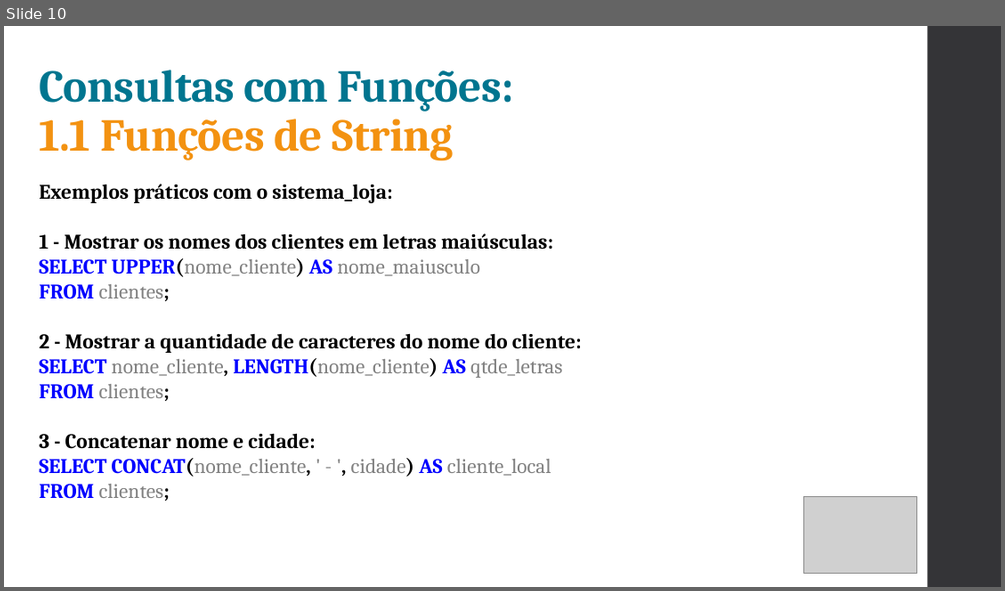
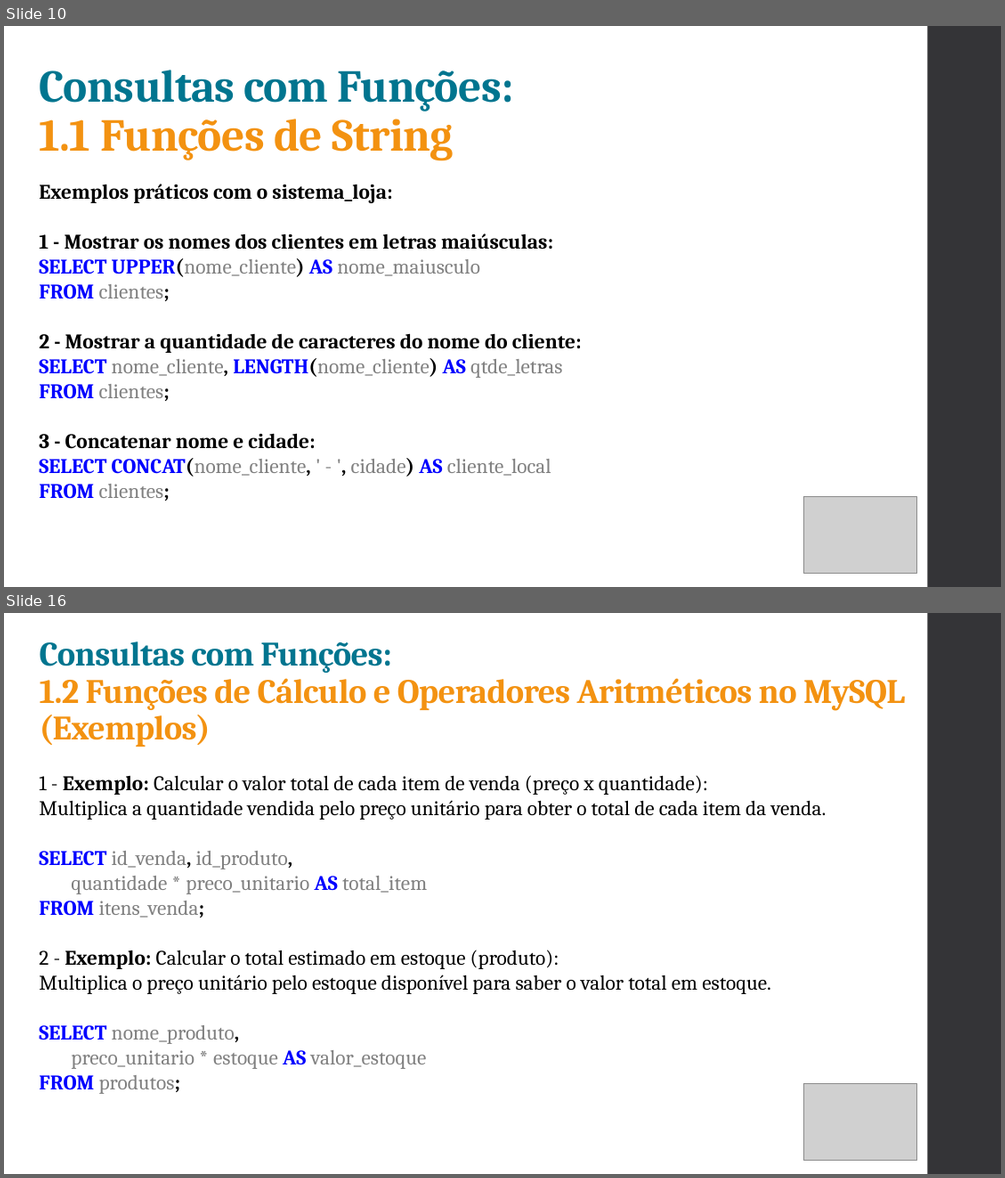
Before and after one commit to ruanSTT/database-mysql, a slide deck: Aula 03/Aula03.pptx. Shown one above the other, each under a label of ours: slide 10 before the commit, slides 10 and 16 after it; the slides between them are not shown. The pictures are 1005x591 and 1005x1178 pixels, drawn with LibreOffice and Linux fonts; fonts in the diff are those of the drawing; grey boxes stand for pictures. Boxes give left, top, right and bottom in pixels: in the first picture for what was removed or moved away, otherwise in the second. Text is boxed around its words. In the diff, an @@ line names an element or a change of style, - is before the commit and + after.

```diff
--- a/Aula 03/Aula03.pptx
+++ b/Aula 03/Aula03.pptx
@@ slide 16 added at (4,613,1001,1174), background #FFFFFF; not listed: 1 template element that a slide beside it also shows @@
@@ title added at (40,641,905,747), 33 pt, text #F39211, bold @@
+Consultas com Funções:
+1.2 Funções de Cálculo e Operadores Aritméticos no MySQL (Exemplos)
@@ text added at (39,775,826,1094), 20 pt, text #000000 @@
+1 - Exemplo: Calcular o valor total de cada item de venda (preço x quantidade):
+Multiplica a quantidade vendida pelo preço unitário para obter o total de cada item da venda.
+SELECT id_venda, id_produto,
+quantidade * preco_unitario AS total_item
+FROM itens_venda;
+2 - Exemplo: Calcular o total estimado em estoque (produto):
+Multiplica o preço unitário pelo estoque disponível para saber o valor total em estoque.
+SELECT nome_produto,
+preco_unitario * estoque AS valor_estoque
+FROM produtos;
@@ picture added at (803,1083,917,1159) @@
```
Also in this commit, not shown: 1 slide changed, 9 other slides added, 1 other file.
